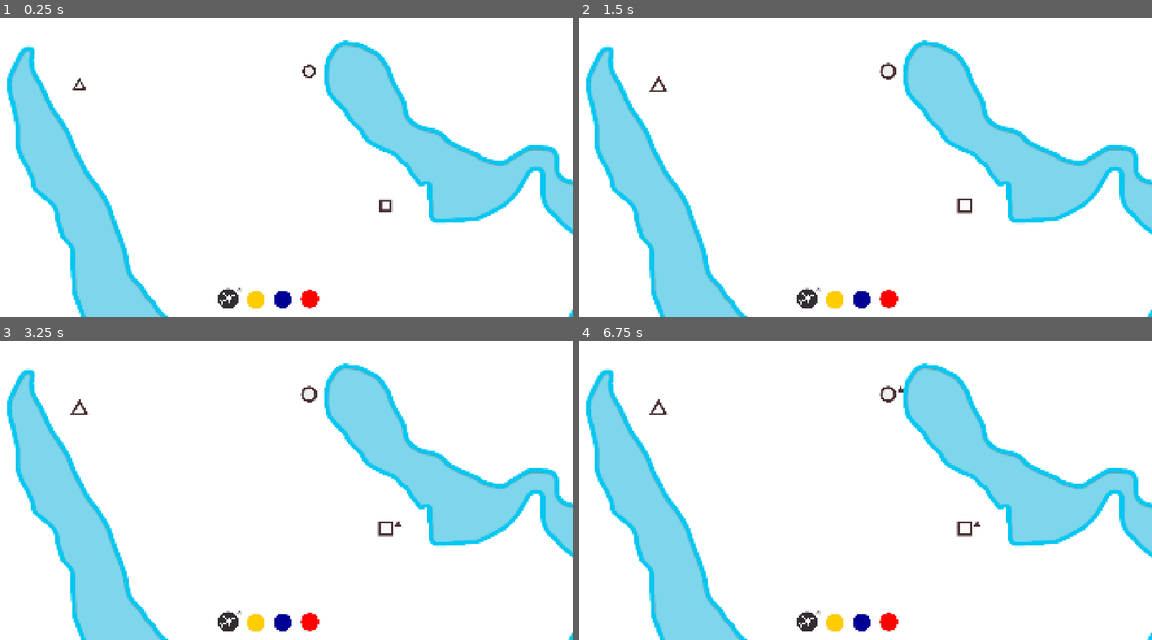
Above: before the commit, frames 1-4 (two rows, left to right).
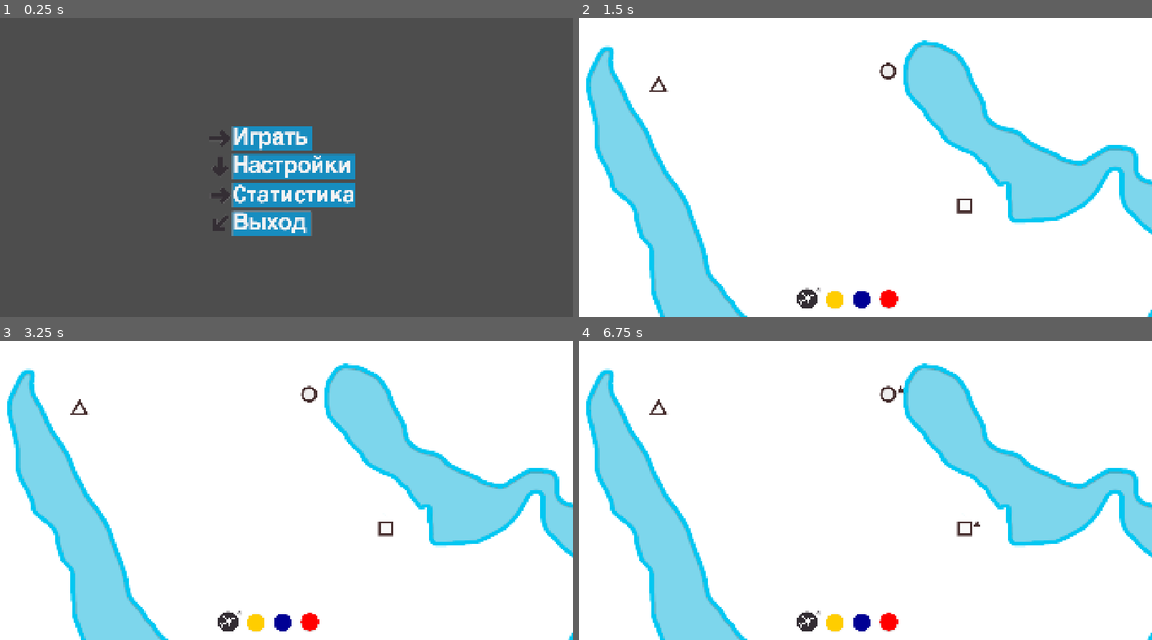
Above: after the commit, the same moments.

Repository: top-it-090304/Holding-Pattern
Game: Godot game, scene res://scene/StartMenu.tscn
Same seed, same stepped clock (60 frames per second), same inputs: the game is played once before the commit and once after it. Before the commit the project starts from res://scene/Main.tscn.
Inputs (mouse positions are in pixels of both pictures, inside the frame that each line leads up to):
- Up to frame 1 (0.25 s): no input
- Up to frame 2 (1.5 s): click (842, 137) at 0.52 s; click (836, 299) at 1.25 s
- Up to frame 3 (3.25 s): click (286, 622) at 2 s; click (309, 622) at 2.75 s
- Up to frame 4 (6.75 s): click (836, 622) at 3.5 s; click (865, 622) at 4.25 s; click (888, 622) at 5 s; click (836, 622) at 5.75 s; click (865, 622) at 6.5 s

The runs differ from the first frame. In frame 1, 99% of the frame differs, in the area x 0-100%, y 0-100%; in frame 2, less than 0.1%; in frame 3, less than 0.1%; in frame 4, less than 0.1%.

Commit message:
fix: line fix

Diff:
--- a/project.godot
+++ b/project.godot
@@ -11,7 +11,7 @@
 [application]
 
 config/name="Air Rout"
-run/main_scene="uid://w3majmenhb7r"
+run/main_scene="uid://dggwktu3dwg6x"
 config/features=PackedStringArray("4.6", "Forward Plus")
 run/max_fps=60
 config/icon="res://objects/icon.svg"
--- a/scene/Airport.tscn
+++ b/scene/Airport.tscn
@@ -4,7 +4,7 @@
 [ext_resource type="Texture2D" uid="uid://bbdidywjb2jq4" path="res://objects/point_circle.png" id="2_qo1ey"]
 
 [sub_resource type="CircleShape2D" id="CircleShape2D_qo1ey"]
-radius = 29.017237
+radius = 15.033297
 
 [node name="Airport" type="Area2D" unique_id=1138182898]
 z_index = 1
--- a/scripts/Airport.gd
+++ b/scripts/Airport.gd
@@ -198,7 +198,6 @@
 
 	for i in range(passengers.size()):
 		var shape = passengers[i]
-		@warning_ignore("integer_division")
 		var row = int(i / max_in_row)
 		var col = i % max_in_row
 		var pos
--- a/scripts/Event.gd
+++ b/scripts/Event.gd
@@ -1,4 +1,3 @@
 extends Node
 
-@warning_ignore("unused_signal")
 signal passengers_delivery
--- a/scripts/Main.gd
+++ b/scripts/Main.gd
@@ -129,6 +129,7 @@
 
 			var new_speed = max(1.0, 0.3 - (current_phase * 0.5))
 			passenger_timer.wait_time = new_speed
+			print(new_speed)
 			passenger_timer.start()
 
 
@@ -163,11 +164,19 @@
 
 func check_airport():
 	var mouse_pos = get_global_mouse_position()
+	var permission = false
 
 	for airport in get_tree().get_nodes_in_group("airports"):
 
-
 		if airport != selected_airport and airport.global_position.distance_to(mouse_pos) < 50 and ((len(lines_data[lines_dat …(188 unchanged characters)…
+			permission = true
+
+		for route in get_tree().get_nodes_in_group("routes"):
+			if selected_airport == route.route_data["start_airport"] and airport == route.route_data["end_airport"] or selected_airport == route.route_data["end_airport"] and airport == route.route_data["start_airport"]:
+				permission = false
+
+		if permission:
+			permission = false
 			airport.activate_pulse()
 
 			if not lines_data["in_" + lines_data["current color"]]:
@@ -183,6 +192,7 @@
 
 func create_route(a, b):
 	var route = route_scene.instantiate()
+	route.add_to_group("routes")
 	add_child(route)
 	route.create_line(a, b)
 
@@ -269,6 +279,7 @@
 		target.spawn_passenger()
 
 func game_over(_failed_airport):
+	print("stop")
 	get_tree().paused = true
 	$UI.visible = false
 
--- a/scripts/Plane.gd
+++ b/scripts/Plane.gd
@@ -6,36 +6,13 @@
 var current_speed: float = 0.0
 var forward: bool = true
 var color: String
-var is_transport_plane: bool = false
 
 var cargo: Array = []
 var max_seats: int = 6
 var if_load: bool = true
 
 
-func _input(event):
-	if event is InputEventMouseButton and event.button_index == MOUSE_BUTTON_LEFT:
-		var mouse_pos = get_global_mouse_position()
-		if event.pressed:
-			var main_node = get_tree().root.get_node("Main")
-			if main_node and main_node.is_drawing:
-				return
-
-			for airport in get_tree().get_nodes_in_group("airports"):
-				if mouse_pos.distance_to(airport.global_position) < 35.0:
-					return
-			if not is_transport_plane and mouse_pos.distance_to(global_position) < 40.0:
-				is_transport_plane = true
-				scale = Vector2(0.6, 0.6)
-				z_index = 10
-		elif not event.pressed and is_transport_plane:
-				_drop_plane()
-
 func _process(delta):
-	if is_transport_plane:
-		_take_plane()
-		return
-
 	if not current_route: return
 
 	var curve = current_route["curve"]
@@ -104,7 +81,6 @@
 
 
 func switch_to_next_route(arrived_at_end: bool):
-
 	var arrived_airport = current_route["end_airport"] if arrived_at_end else current_route["start_airport"]
 
 	_upload_passenger(arrived_airport)
@@ -202,81 +178,3 @@
 
 				points.append(points[0])
 				draw_polyline(points, p_color, 0.5, true)
-
-func _take_plane():
-	var canvas_transform = get_viewport().get_canvas_transform()
-	var mouse_pos_world = canvas_transform.affine_inverse() * get_viewport().get_mouse_position()
-
-	global_position = mouse_pos_world
-
-	var found_data = _get_closest_route_data(mouse_pos_world)
-
-	if found_data:
-
-		modulate = modulate.lerp(found_data.color_val, 0.2)
-		modulate.a = 0.7
-
-		var curve = found_data.curve
-		@warning_ignore("shadowed_variable_base_class")
-		var offset = curve.get_closest_offset(mouse_pos_world)
-		var pos1 = curve.sample_baked(offset)
-		var pos2 = curve.sample_baked(offset + 2.0)
-
-		var target_angle = (pos2 - pos1).angle()
-		rotation = lerp_angle(rotation, target_angle, 0.15)
-	else:
-		modulate = modulate.lerp(Color(0.6, 0.6, 0.6, 0.5), 0.1)
-		rotation = lerp_angle(rotation, 0, 0.1)
-
-func _get_closest_route_data(global_pos):
-	var min_dist = 30.0
-	var closest_data = null
-
-	for route in get_tree().get_nodes_in_group("routes"):
-		for curve in route.my_curves:
-			@warning_ignore("shadowed_variable_base_class")
-			var offset = curve.get_closest_offset(global_pos)
-			var point = curve.sample_baked(offset)
-			var d = global_pos.distance_to(point)
-
-			if d < min_dist:
-				min_dist = d
-				closest_data = {
-					"curve": curve,
-					"full_route_data": route.route_data,
-					"color_val": GameData.color_values[route.route_data.color]
-				}
-	return closest_data
-
-
-func _drop_plane():
-	is_transport_plane = false
-
-	scale = Vector2(0.46, 0.46)
-	z_index = 0
-
-	var mouse_pos = get_global_mouse_position()
-	var found_data = _get_closest_route_data(mouse_pos)
-
-	if found_data:
-		current_route = found_data.full_route_data.duplicate()
-		current_route["curve"] = found_data.curve
-		color = current_route.color
-
-		modulate = found_data.color_val
-		modulate.a = 1.0
-
-		var curve = found_data.curve
-		@warning_ignore("shadowed_variable_base_class")
-		var offset = curve.get_closest_offset(mouse_pos)
-		t = offset / curve.get_baked_length()
-		position = curve.sample_baked(offset)
-
-		current_speed = target_speed
-		forward = true
-	else:
-		GameData.start_planes += 1
-		for count_label in get_tree().get_nodes_in_group("countPlane"):
-			if count_label.has_method("update_counter"):
-				count_label.update_counter()
-		queue_free()
--- a/scripts/Plane_add.gd
+++ b/scripts/Plane_add.gd
@@ -7,9 +7,6 @@
 func _process(_delta):
 	if GameData.start_planes == 0:
 		texture = load("res://objects/count_fly_Zero.png")
-	if GameData.start_planes > 0:
-		texture = load("res://objects/count_fly.png")
-
 	if is_dragging and is_instance_valid(ghost_plane):
 		var mouse_pos_viewport = get_viewport().get_mouse_position()
 		ghost_plane.global_position = mouse_pos_viewport
--- a/scripts/Route.gd
+++ b/scripts/Route.gd
@@ -43,9 +43,11 @@
 	var shapes_list = GameData.lines_data[color_name + "_shapes"]
 
 	if not airport_a.my_shape in shapes_list:
+		print("+ точка")
 		shapes_list.append(airport_a.my_shape)
 
 	if not airport_b.my_shape in shapes_list:
+		print("+ точка")
 		shapes_list.append(airport_b.my_shape)
 
 	route_data = {
